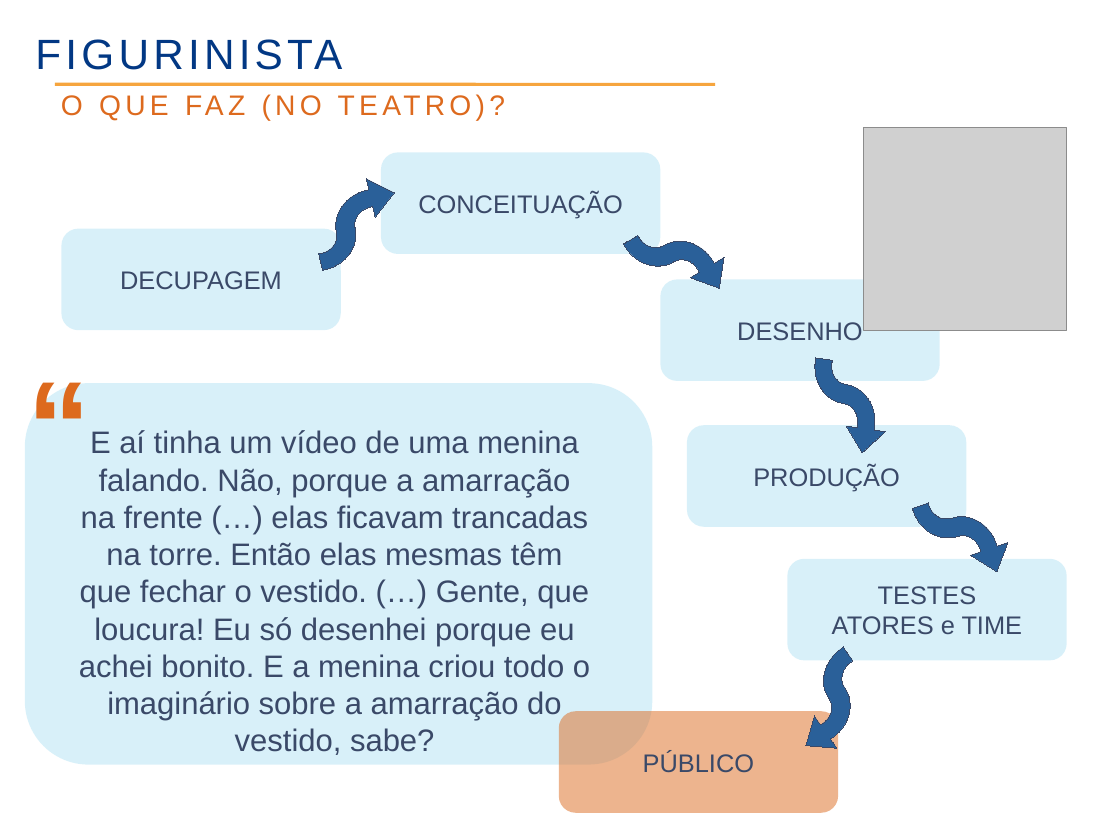
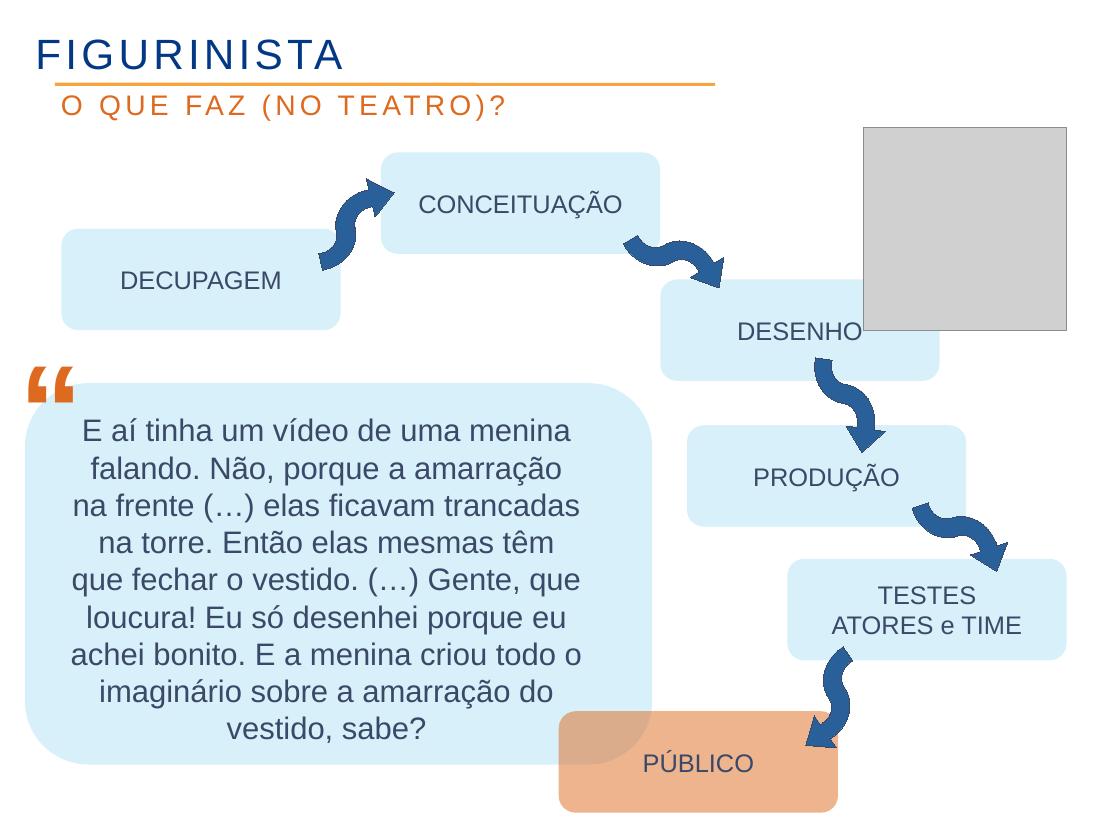
Before and after one commit to rzuquim/pos-rh, a slide deck: slide 15 of 02_abordagens_em_pot/seminario.odp. Drawn at 1120x840 pixels with LibreOffice and Linux fonts; fonts in the diff are those of the drawing; grey boxes stand for pictures; background and template pictures are left out. Boxes give left, top, right and bottom in pixels: in the first picture for what was removed or moved away, otherwise in the second. Text is boxed around its words. In the diff, an @@ line names an element or a change of style, - is before the commit and + after.

```diff
--- a/02_abordagens_em_pot/seminario.odp
+++ b/02_abordagens_em_pot/seminario.odp
@@ text "O QUE FAZ (NO TEATRO)?" rewrapped from <box>61,95,132,609</box> to <box>61,95,124,597</box> @@
@@ text "“" rewrapped from <box>17,338,101,491</box> to <box>9,322,92,485</box> @@
@@ text "E aí tinha um vídeo ...": place and size @@
-text "E aí tinha um vídeo ..." at <box>79,430,590,755</box>
+text "E aí tinha um vídeo ..." at <box>71,418,582,743</box>
```
Also in this commit, not shown: 18 other slides changed, 20 slides added, 5 slides removed, 7 other files.
